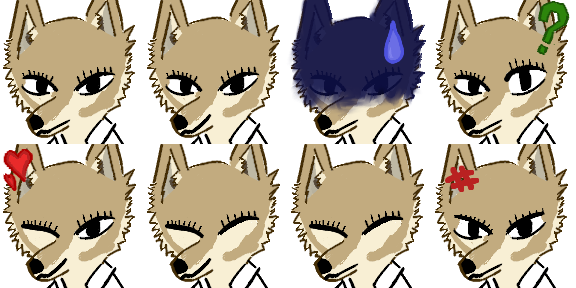
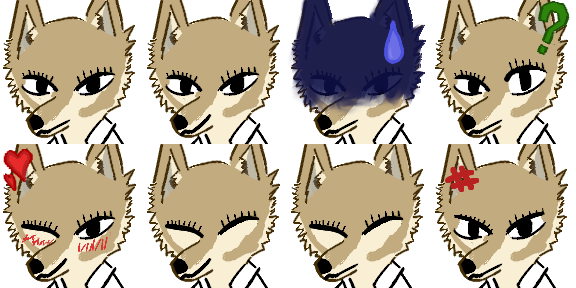
The second 576 × 288 image is a revision of the first. Changes to its layers:
added layer "outline\ #24" in group "flirty" over [20,230,111,256]
added layer "outline\ #23" in group "flirty" over [15,98,35,104]
